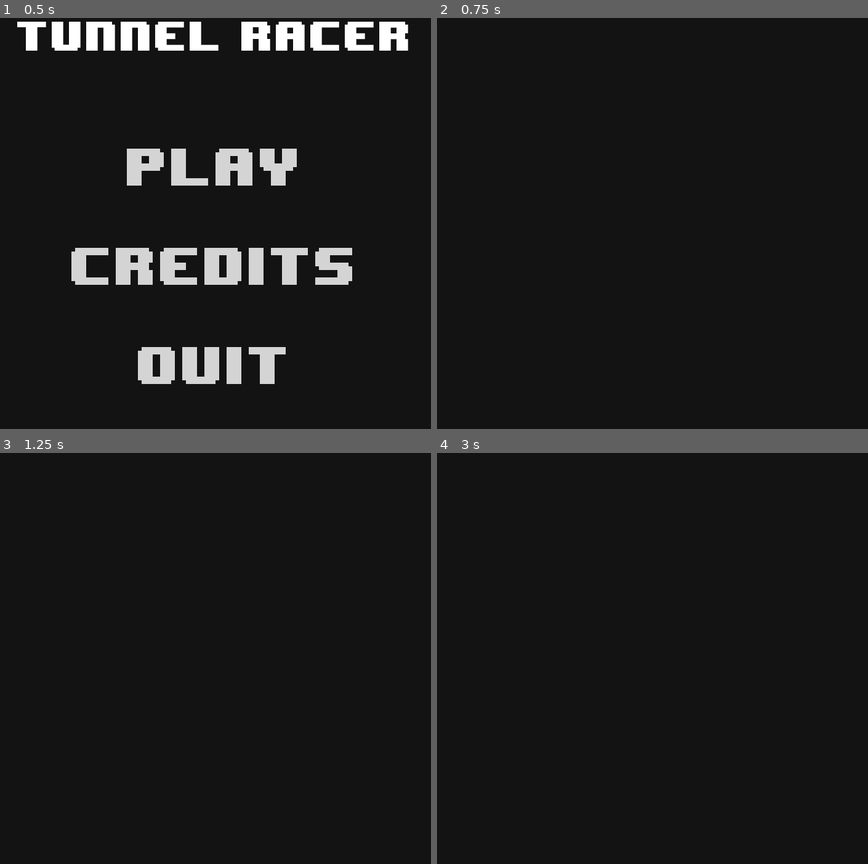
Above: before the commit, frames 1-4 (two rows, left to right).
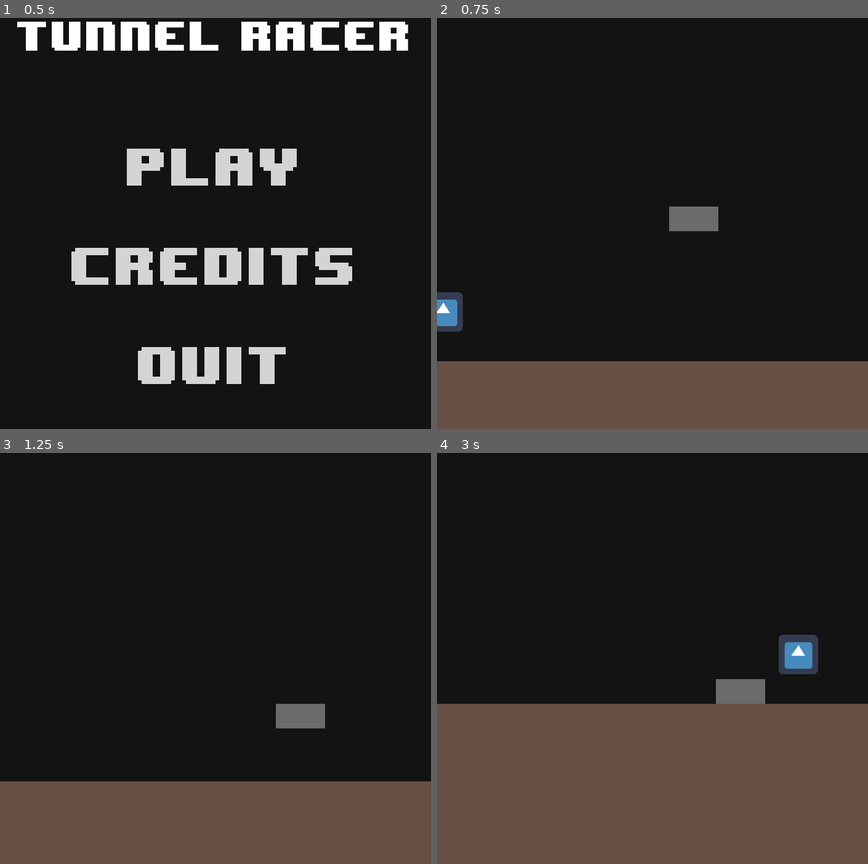
Above: after the commit, the same moments.

Repository: ljhs-games/week-73
Game: Godot game, scene res://scenes/TitleScreen.tscn
The game is run twice, just before and just after one commit, with the same random seed, the same clock (stepped at 60 frames per second) and the same inputs. The engine's default icon, where the game draws it, is replaced by a stand-in: a white triangle on a blue panel in a dark square.
Inputs:
- Up to frame 1 (0.5 s): no input
- Up to frame 2 (0.75 s): click "Play" at 0.5 s
- Up to frame 3 (1.25 s): no input
- Up to frame 4 (3 s): no input

Frame 1 is identical in both runs. In frame 2, 18% of the frame differs, in the area x 0-100%, y 45-100%; in frame 3, 21%; in frame 4, 41%, in the area x 0-100%, y 44-100%.

Commit message:
Basic procedural generation

Diff:
--- /dev/null
+++ b/src/nodes/chunk-placer/ChunkPlacer.gd
@@ -0,0 +1,17 @@
+extends Node2D
+
+const chunk_width = 1400
+
+var cur_chunk_pos = Vector2()
+
+# key is likelyhood 1-100%, value is chunk scene
+const chunks = {
+	100: preload("res://nodes/chunks/Flat.tscn")
+}
+
+func next_chunk():
+	#TODO chunk generation
+	var cur_chunk = preload("res://nodes/chunks/Flat.tscn").instance()
+	add_child(cur_chunk)
+	cur_chunk.global_position = cur_chunk_pos
+	cur_chunk_pos.x += chunk_width
--- /dev/null
+++ b/src/nodes/chunk-placer/ChunkPlacer.tscn
@@ -0,0 +1,7 @@
+[gd_scene load_steps=2 format=2]
+
+[ext_resource path="res://nodes/chunk-placer/ChunkPlacer.gd" type="Script" id=1]
+
+[node name="ChunkPlacer" type="Node2D"]
+
+script = ExtResource( 1 )
--- /dev/null
+++ b/src/nodes/chunks/Flat.gd
@@ -0,0 +1,6 @@
+extends Node2D
+
+# TODO instance random powerups in flat
+
+func _on_VisibilityNotifier2D_screen_exited():
+	queue_free()
--- /dev/null
+++ b/src/nodes/chunks/Flat.tscn
@@ -0,0 +1,55 @@
+[gd_scene load_steps=5 format=2]
+
+[ext_resource path="res://nodes/chunks/Flat.gd" type="Script" id=1]
+[ext_resource path="res://nodes/dirt/Dirt.tscn" type="PackedScene" id=2]
+[ext_resource path="res://icon.png" type="Texture" id=3]
+
+[sub_resource type="Curve2D" id=1]
+
+bake_interval = 5.0
+_data = {
+"points": PoolVector2Array( 0, 0, 0, 0, 0, 300, 0, 0, 0, 0, 1400, 300 )
+}
+
+[node name="Flat" type="Node2D" index="0"]
+
+script = ExtResource( 1 )
+
+[node name="EnemyPath" type="Path2D" parent="." index="0"]
+
+self_modulate = Color( 0.5, 0.6, 1, 0.7 )
+curve = SubResource( 1 )
+
+[node name="TextureRect" parent="." index="1" instance=ExtResource( 2 )]
+
+margin_top = 300.0
+margin_right = 1400.0
+margin_bottom = 700.0
+
+[node name="Floor" type="StaticBody2D" parent="." index="2" groups=[
+"floor",
+]]
+
+input_pickable = false
+collision_layer = 1
+collision_mask = 1
+constant_linear_velocity = Vector2( 0, 0 )
+constant_angular_velocity = 0.0
+friction = 1.0
+bounce = 0.0
+
+[node name="CollisionPolygon2D" type="CollisionPolygon2D" parent="Floor" index="0"]
+
+build_mode = 0
+polygon = PoolVector2Array( 0, 700, 1400, 700, 1400, 300, 0, 300 )
+
+[node name="icon" type="Sprite" parent="." index="3"]
+
+position = Vector2( 40, 220 )
+texture = ExtResource( 3 )
+
+[node name="VisibilityNotifier2D" type="VisibilityNotifier2D" parent="." index="4"]
+
+rect = Rect2( 0, 0, 1400, 700 )
+
+[connection signal="screen_exited" from="VisibilityNotifier2D" to="." method="_on_VisibilityNotifier2D_screen_exited"]
--- /dev/null
+++ b/src/nodes/chunks/Hill.gd
@@ -0,0 +1,3 @@
+extends Node2D
+
+# TODO instance powerup nodes
--- /dev/null
+++ b/src/nodes/chunks/Hill.tscn
@@ -0,0 +1,43 @@
+[gd_scene load_steps=4 format=2]
+
+[ext_resource path="res://nodes/chunks/Hill.gd" type="Script" id=1]
+[ext_resource path="res://nodes/dirt/Dirt.tscn" type="PackedScene" id=2]
+
+[sub_resource type="Curve2D" id=1]
+
+bake_interval = 5.0
+_data = {
+"points": PoolVector2Array( 0, 0, 0, 0, 0, 300, 0, 0, 0, 0, 700, 300 )
+}
+
+[node name="Hill" type="Node2D"]
+
+script = ExtResource( 1 )
+
+[node name="EnemyPath" type="Path2D" parent="." index="0"]
+
+self_modulate = Color( 0.5, 0.6, 1, 0.7 )
+curve = SubResource( 1 )
+
+[node name="TextureRect" parent="." index="1" instance=ExtResource( 2 )]
+
+margin_top = 300.0
+margin_right = 1400.0
+margin_bottom = 700.0
+
+[node name="Floor" type="StaticBody2D" parent="." index="2" groups=[
+"floor",
+]]
+
+input_pickable = false
+collision_layer = 1
+collision_mask = 1
+constant_linear_velocity = Vector2( 0, 0 )
+constant_angular_velocity = 0.0
+friction = 1.0
+bounce = 0.0
+
+[node name="CollisionPolygon2D" type="CollisionPolygon2D" parent="Floor" index="0"]
+
+build_mode = 0
+polygon = PoolVector2Array( 0, 700, 1400, 700, 1400, 300, 0, 300 )
--- /dev/null
+++ b/src/nodes/dirt/Dirt.tscn
@@ -0,0 +1,20 @@
+[gd_scene load_steps=2 format=2]
+
+[ext_resource path="res://nodes/dirt/Dirt.png" type="Texture" id=1]
+
+[node name="TextureRect" type="TextureRect" index="0"]
+
+anchor_left = 0.0
+anchor_top = 0.0
+anchor_right = 0.0
+anchor_bottom = 0.0
+margin_right = 700.0
+margin_bottom = 200.0
+rect_pivot_offset = Vector2( 0, 0 )
+rect_clip_content = false
+mouse_filter = 1
+mouse_default_cursor_shape = 0
+size_flags_horizontal = 1
+size_flags_vertical = 1
+texture = ExtResource( 1 )
+stretch_mode = 2
--- /dev/null
+++ b/src/nodes/next-chunk-looker/NextChunkLooker.gd
@@ -0,0 +1,15 @@
+extends Area2D
+
+export (NodePath) var chunk_placer_path
+
+const chunk_length = 1400
+
+onready var chunk_placer_node = get_node(chunk_placer_path)
+
+func _ready():
+	chunk_placer_node.next_chunk()
+
+func _on_NextChunkLooker_body_entered(body):
+	if body.is_in_group("player"):
+		chunk_placer_node.next_chunk()
+		global_position += Vector2(chunk_length, 0)
--- /dev/null
+++ b/src/nodes/next-chunk-looker/NextChunkLooker.tscn
@@ -0,0 +1,28 @@
+[gd_scene load_steps=3 format=2]
+
+[ext_resource path="res://nodes/next-chunk-looker/NextChunkLooker.gd" type="Script" id=1]
+
+[sub_resource type="RectangleShape2D" id=1]
+
+custom_solver_bias = 0.0
+extents = Vector2( 150, 350 )
+
+[node name="NextChunkLooker" type="Area2D"]
+
+input_pickable = true
+gravity_vec = Vector2( 0, 1 )
+gravity = 98.0
+linear_damp = 0.1
+angular_damp = 1.0
+audio_bus_override = false
+audio_bus_name = "Master"
+script = ExtResource( 1 )
+chunk_placer_path = null
+
+[node name="CollisionShape2D" type="CollisionShape2D" parent="." index="0"]
+
+position = Vector2( 550, 350 )
+shape = SubResource( 1 )
+_sections_unfolded = [ "Transform" ]
+
+[connection signal="body_entered" from="." to="." method="_on_NextChunkLooker_body_entered"]
--- /dev/null
+++ b/src/nodes/player/Player.gd
@@ -0,0 +1,23 @@
+extends KinematicBody2D
+
+const gravity = 9.8
+const jump_vel = 30.0
+const right_vel = 400
+
+var accel = Vector2()
+var velocity = Vector2()
+
+func _ready():
+	set_process_input(true)
+	set_physics_process(true)
+	accel.y = gravity
+	velocity.x = right_vel
+
+func _physics_process(delta):
+	velocity += accel
+	if is_on_floor():
+		velocity.y = 0
+	move_and_slide(velocity, Vector2(0, -1))
+
+func _input(event):
+	pass
--- /dev/null
+++ b/src/nodes/player/Player.tscn
@@ -0,0 +1,57 @@
+[gd_scene load_steps=4 format=2]
+
+[ext_resource path="res://nodes/player/Player.gd" type="Script" id=1]
+[ext_resource path="res://nodes/player/Player.png" type="Texture" id=2]
+
+[sub_resource type="RectangleShape2D" id=1]
+
+custom_solver_bias = 0.0
+extents = Vector2( 40, 20 )
+
+[node name="Player" type="KinematicBody2D" groups=[
+"player",
+]]
+
+input_pickable = false
+collision_layer = 1
+collision_mask = 1
+collision/safe_margin = 0.08
+script = ExtResource( 1 )
+_sections_unfolded = [ "Transform", "Z Index" ]
+
+[node name="Sprite" type="Sprite" parent="." index="0"]
+
+scale = Vector2( 2.5, 2.5 )
+texture = ExtResource( 2 )
+_sections_unfolded = [ "Transform" ]
+
+[node name="CollisionShape2D" type="CollisionShape2D" parent="." index="1"]
+
+shape = SubResource( 1 )
+_sections_unfolded = [ "Transform" ]
+
+[node name="Camera2D" type="Camera2D" parent="." index="2"]
+
+anchor_mode = 1
+rotating = false
+current = true
+zoom = Vector2( 1, 1 )
+limit_left = -10000000
+limit_top = -10000000
+limit_right = 10000000
+limit_bottom = 10000000
+limit_smoothed = false
+drag_margin_h_enabled = true
+drag_margin_v_enabled = true
+smoothing_enabled = true
+smoothing_speed = 5.0
+offset_v = 0.0
+offset_h = 0.0
+drag_margin_left = 0.2
+drag_margin_top = 0.2
+drag_margin_right = 0.2
+drag_margin_bottom = 0.2
+editor_draw_screen = true
+editor_draw_limits = false
+editor_draw_drag_margin = false
+_sections_unfolded = [ "Smoothing" ]
--- a/src/scenes/Game.tscn
+++ b/src/scenes/Game.tscn
@@ -1,11 +1,15 @@
-[gd_scene load_steps=2 format=2]
+[gd_scene load_steps=5 format=2]
 
 [ext_resource path="res://nodes/escape-listener/EscapeListener.tscn" type="PackedScene" id=1]
+[ext_resource path="res://nodes/chunk-placer/ChunkPlacer.tscn" type="PackedScene" id=2]
+[ext_resource path="res://nodes/next-chunk-looker/NextChunkLooker.tscn" type="PackedScene" id=3]
+[ext_resource path="res://nodes/player/Player.tscn" type="PackedScene" id=4]
 
-[node name="Game" type="Node2D"]
+[node name="Game" type="Node2D" index="0"]
 
 [node name="UI" type="CanvasLayer" parent="." index="0"]
 
+editor/display_folded = true
 layer = 1
 offset = Vector2( 0, 0 )
 rotation = 0.0
@@ -18,3 +22,13 @@
 margin_bottom = 36.0
 _sections_unfolded = [ "Anchor", "Size Flags", "Visibility", "custom_colors", "custom_fonts" ]
 main_scene = "res://scenes/TitleScreen.tscn"
+
+[node name="ChunkPlacer" parent="." index="1" instance=ExtResource( 2 )]
+
+[node name="NextChunkLooker" parent="." index="2" instance=ExtResource( 3 )]
+
+chunk_placer_path = NodePath("../ChunkPlacer")
+
+[node name="Player" parent="." index="3" instance=ExtResource( 4 )]
+
+position = Vector2( 380, 60 )
Binary file added: src/nodes/dirt/DiagonalDirt.png
Not shown, added: src/nodes/dirt/DiagonalDirt.png.import
Binary file added: src/nodes/dirt/Dirt.png
Not shown, added: src/nodes/dirt/Dirt.png.import
Binary file added: src/nodes/player/Player.png
Not shown, added: src/nodes/player/Player.png.import
